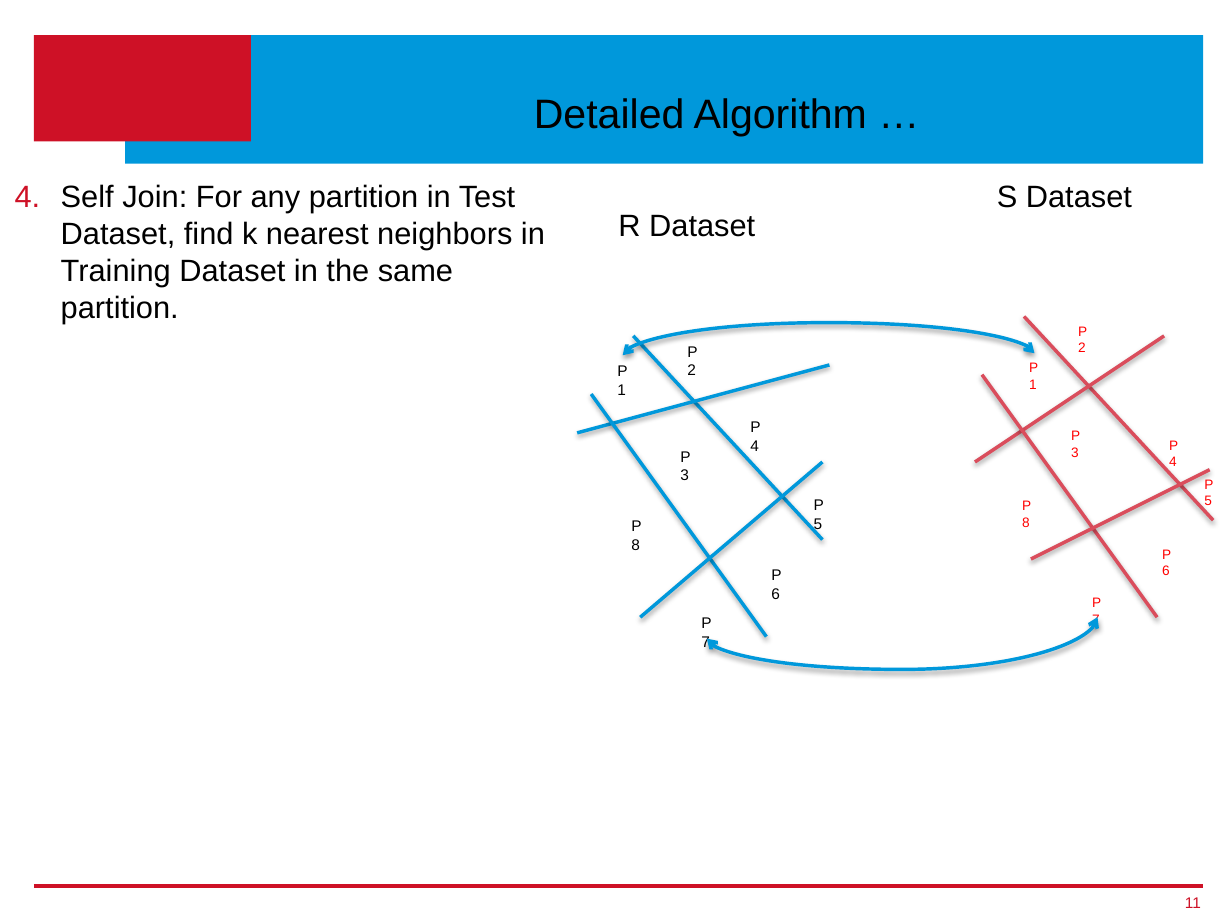
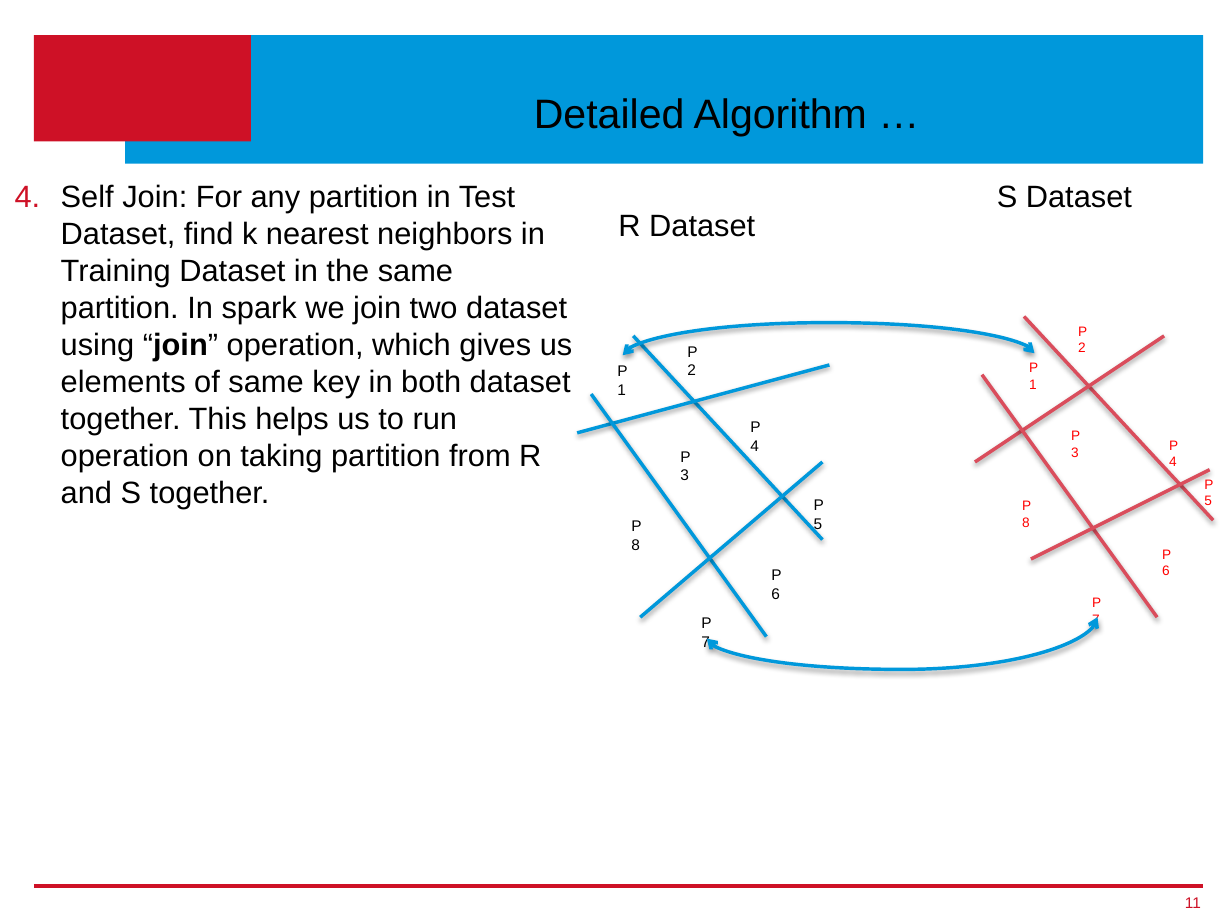
Before and after one commit to ageekymonk/syduni_ms_report, a slide deck: slide 11 of Thesis-Presentation_v1.pptx. Drawn at 1232x924 pixels with LibreOffice and Linux fonts; fonts in the diff are those of the drawing; background and template pictures are left out. Boxes give left, top, right and bottom in pixels: in the first picture for what was removed or moved away, otherwise in the second. Text is boxed around its words. In the diff, an @@ line names an element or a change of style, - is before the commit and + after.

```diff
--- a/Thesis-Presentation_v1.pptx
+++ b/Thesis-Presentation_v1.pptx
@@ text at (61,184,573,509): text changed @@
-4. Self Join: For any partition in Test Dataset, find k nearest neighbors in Training Dataset in the same partition.
+4. Self Join: For any partition in Test Dataset, find k nearest neighbors in Training Dataset in the same partition. In spark we join two dataset using “join” operation, which gives us elements of same key in both dataset together. This helps us to run operation on taking partition from R and S together.
```
Also in this commit, not shown: 4 other slides changed.
